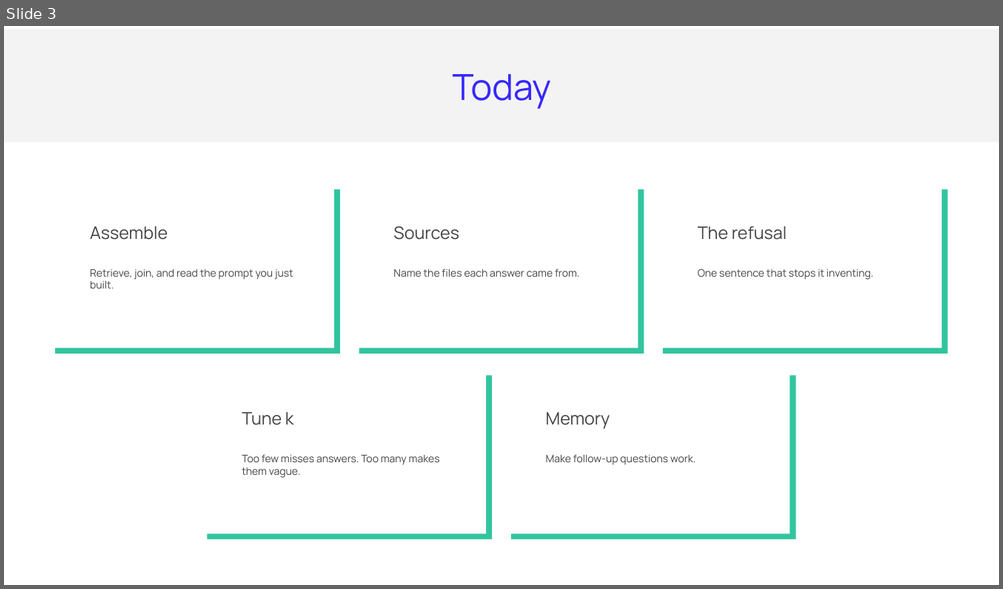
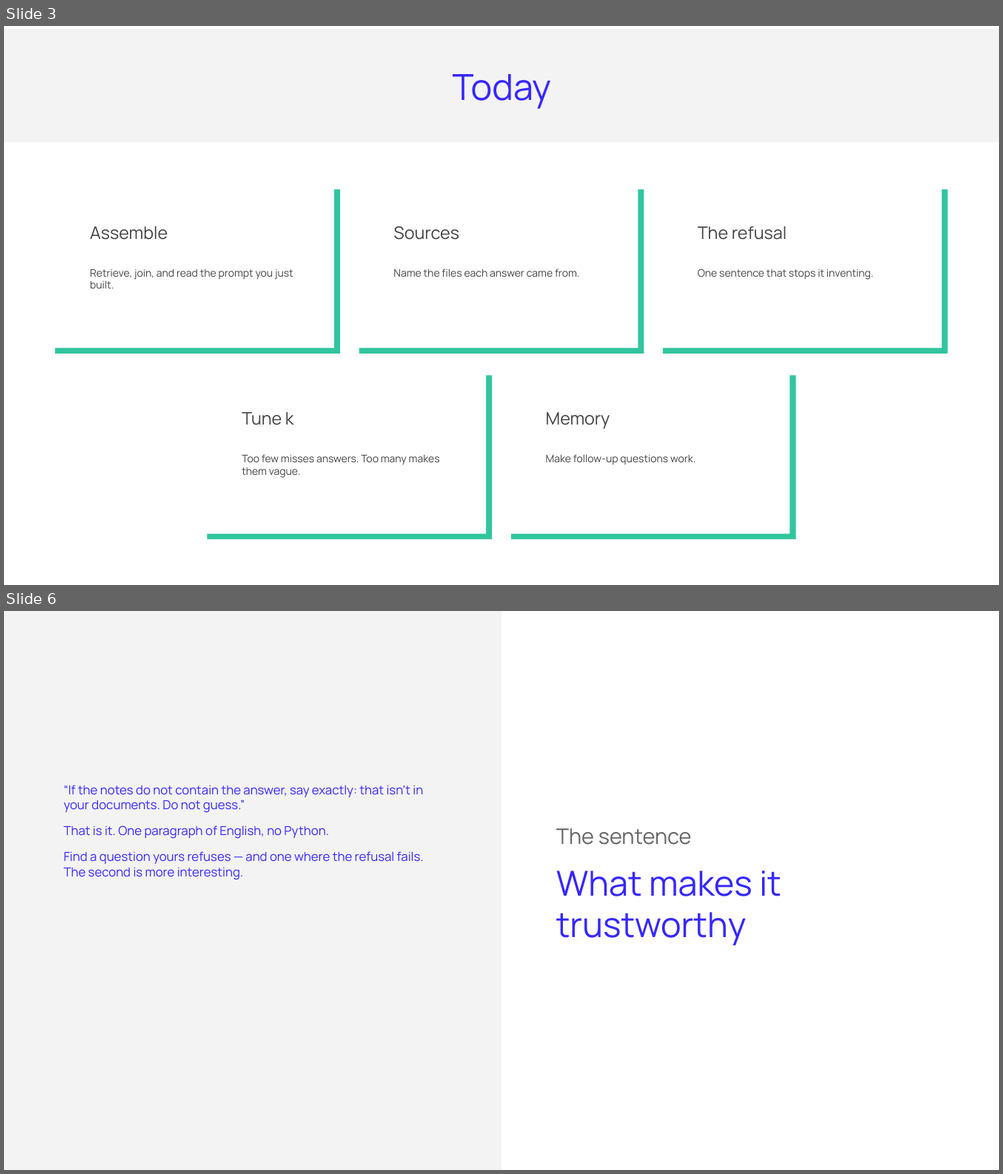
Before and after one commit to ArtyoMKo/tumo_month_workshop, a slide deck: slides/Lesson 5 - Building the RAG Assistant.pptx. Shown one above the other, each under a label of ours: slide 3 before the commit, slides 3 and 6 after it; the slides between them are not shown. The pictures are 1003x589 and 1003x1174 pixels, drawn with LibreOffice and Linux fonts; fonts in the diff are those of the drawing. Boxes give left, top, right and bottom in pixels: in the first picture for what was removed or moved away, otherwise in the second. Text is boxed around its words. In the diff, an @@ line names an element or a change of style, - is before the commit and + after.

```diff
--- a/slides/Lesson 5 - Building the RAG Assistant.pptx
+++ b/slides/Lesson 5 - Building the RAG Assistant.pptx
@@ slide 6 added at (x1=4, y1=611, x2=999, y2=1170), background #FFFFFF @@
@@ rectangle added at (x1=4, y1=611, x2=501, y2=1170), fill #F3F3F3 @@
@@ text added at (x1=64, y1=785, x2=424, y2=880), 18 pt, text #3627FC @@
+“If the notes do not contain the answer, say exactly: that isn’t in your documents. Do not guess.”
+That is it. One paragraph of English, no Python.
+Find a question yours refuses — and one where the refusal fails. The second is more interesting.
@@ text added at (x1=556, y1=829, x2=691, y2=845), 31 pt, text #666666 @@
+The sentence
@@ text added at (x1=556, y1=871, x2=781, y2=946), 50 pt, text #3627FC @@
+What makes it trustworthy
```
Also in this commit, not shown: 4 other slides added, 1 slide removed, 9 other files.
